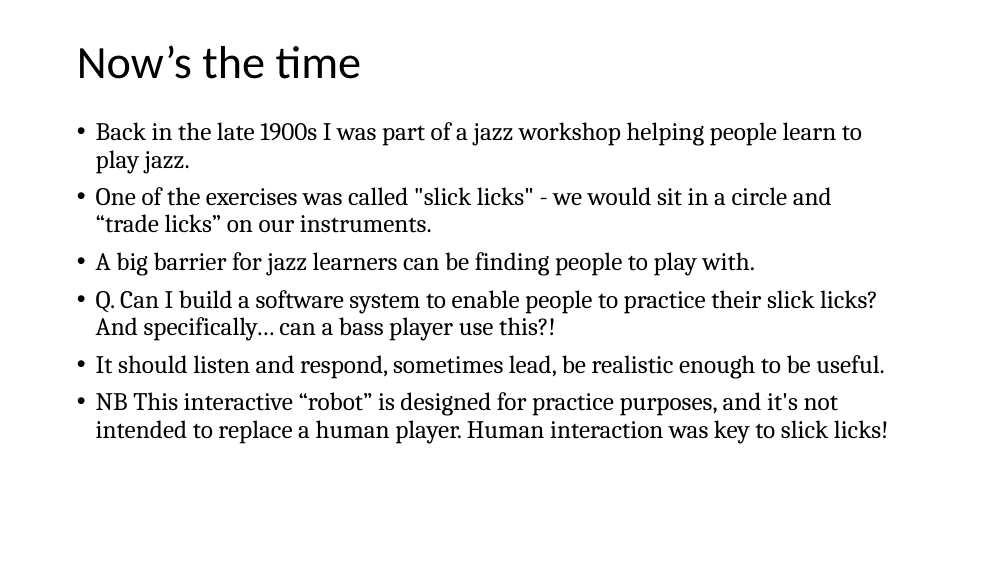
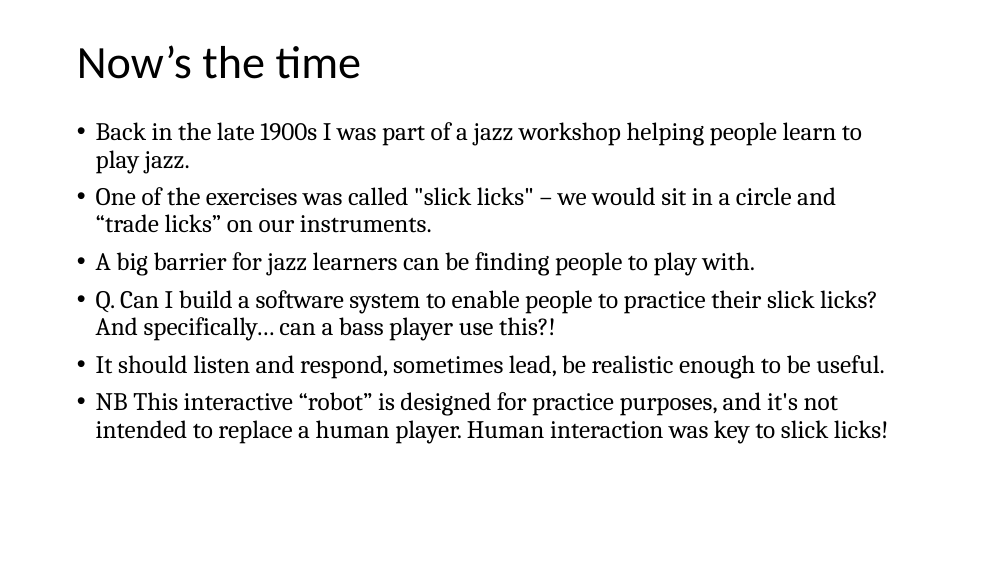
Before and after one commit to davidderoure/wolfson, a slide deck: slide 2 of docs/wolfson.pptx. Drawn at 1008x567 pixels with LibreOffice and Linux fonts; fonts in the diff are those of the drawing. Boxes give left, top, right and bottom in pixels: in the first picture for what was removed or moved away, otherwise in the second. Text is boxed around its words. In the diff, an @@ line names an element or a change of style, - is before the commit and + after.

```diff
--- a/docs/wolfson.pptx
+++ b/docs/wolfson.pptx
@@ text at (96, 187, 836, 233): text changed @@
-• One of the exercises was called "slick licks" - we would sit in a circle and “trade licks” on our instruments.
+• One of the exercises was called "slick licks" – we would sit in a circle and “trade licks” on our instruments.
```
Also in this commit, not shown: 2 other slides changed, 2 slides added, 5 other files.
